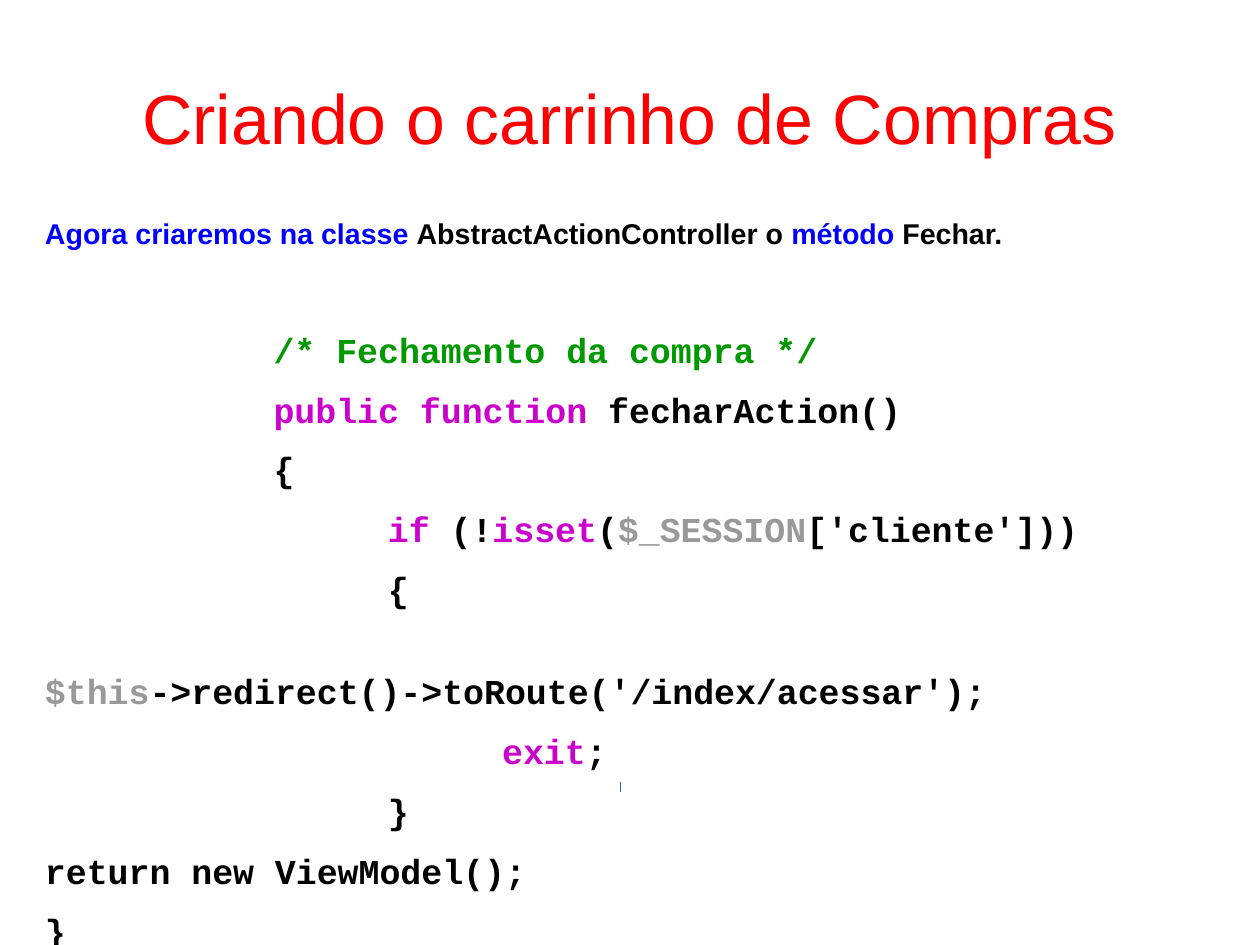
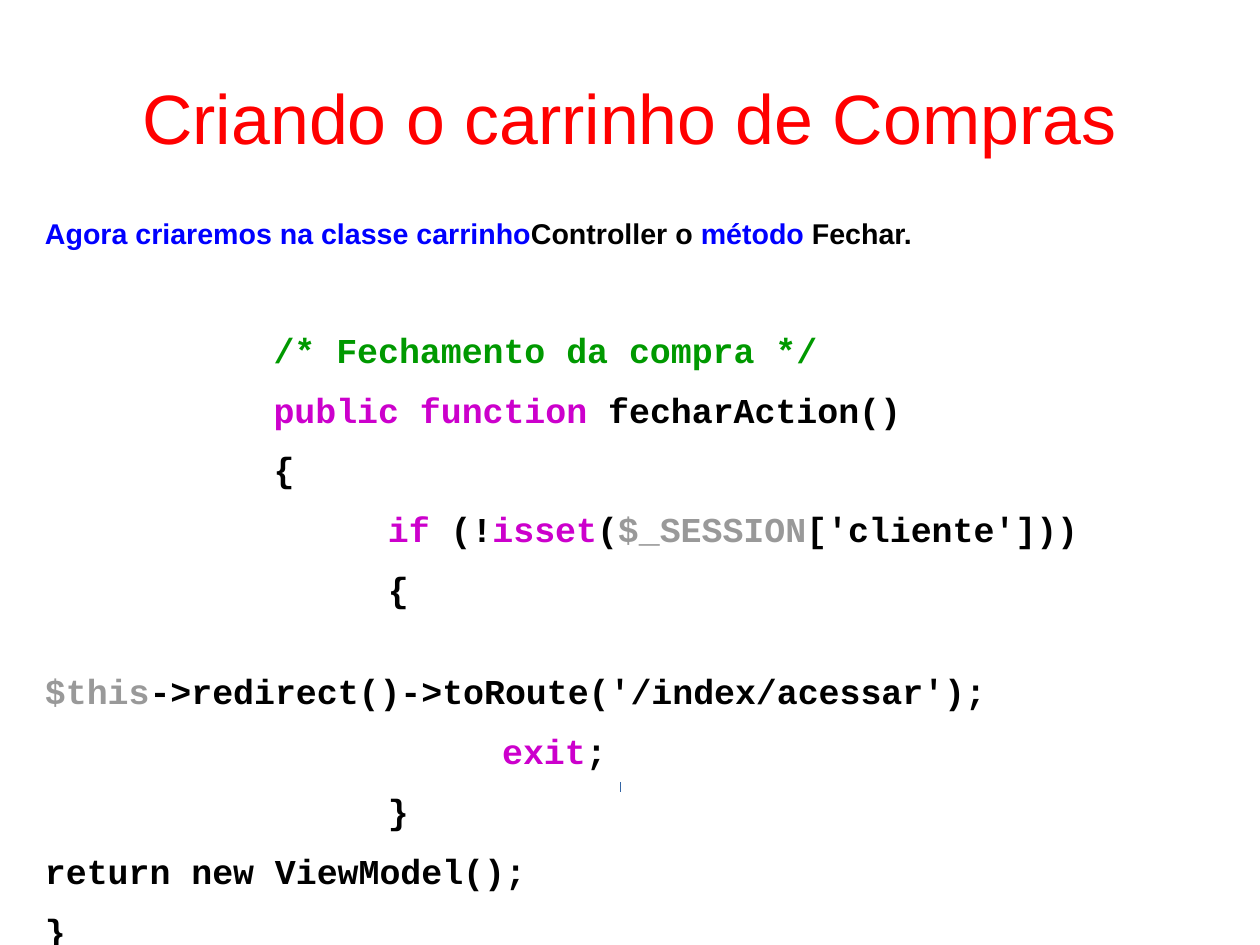
Before and after one commit to fgsl/lojasacme, a slide deck: slide 100 of docs/tutorial.odp. Drawn at 1260x945 pixels with LibreOffice and Linux fonts; fonts in the diff are those of the drawing. Boxes give left, top, right and bottom in pixels: in the first picture for what was removed or moved away, otherwise in the second. Text is boxed around its words. In the diff, an @@ line names an element or a change of style, - is before the commit and + after.

```diff
--- a/docs/tutorial.odp
+++ b/docs/tutorial.odp
@@ text at <box>45,223,912,250</box>: text changed; text colour #000000 to #0000FF @@
-Agora criaremos na classe AbstractActionController o método Fechar.
+Agora criaremos na classe carrinhoController o método Fechar.
```
Also in this commit, not shown: 36 other slides changed, 1 slide removed, 5 other files.
